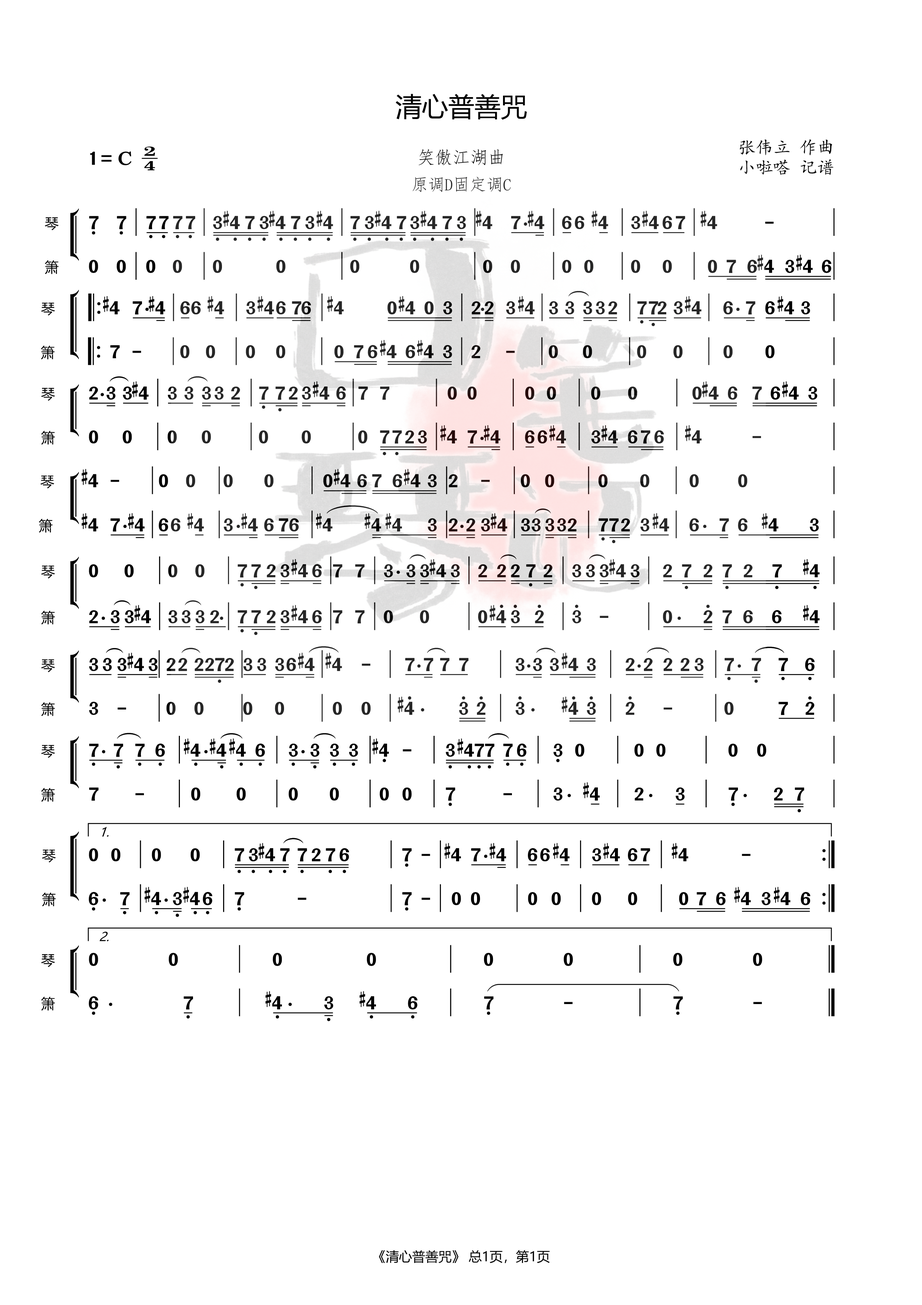
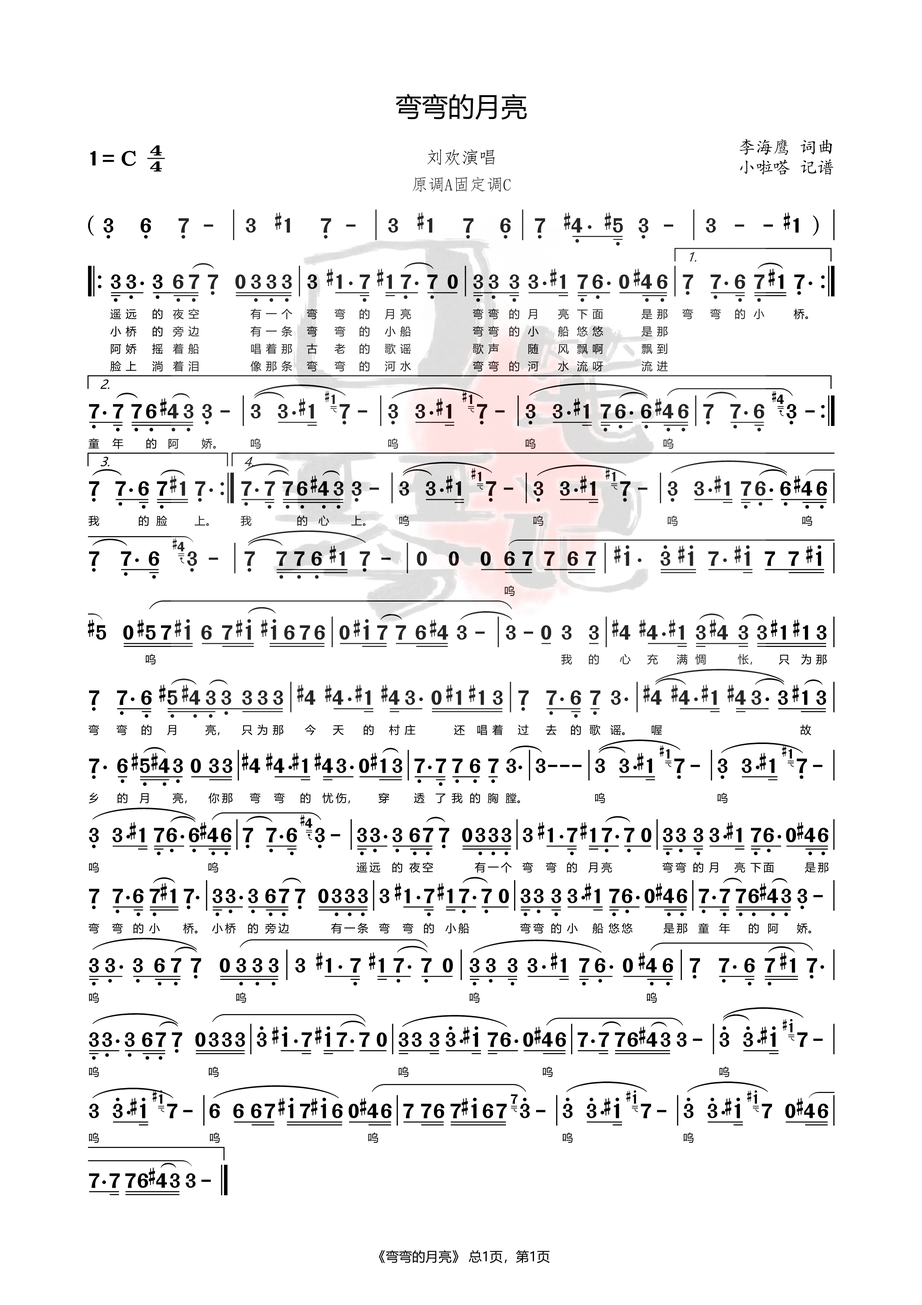
The second 922×1305 image is a revision of the first. Changes to its layers:
removed layer "图层 28" over bbox(38, 93, 835, 1264)
removed layer "图层 27" over bbox(38, 93, 835, 1264)
removed layer "图层 26" over bbox(38, 93, 835, 1264)
removed layer "图层 25" over bbox(38, 93, 835, 1264)
added layer "图层 30" above "图层 29" over bbox(38, 93, 835, 1264)
added layer "图层 29" over bbox(38, 93, 835, 1264)
